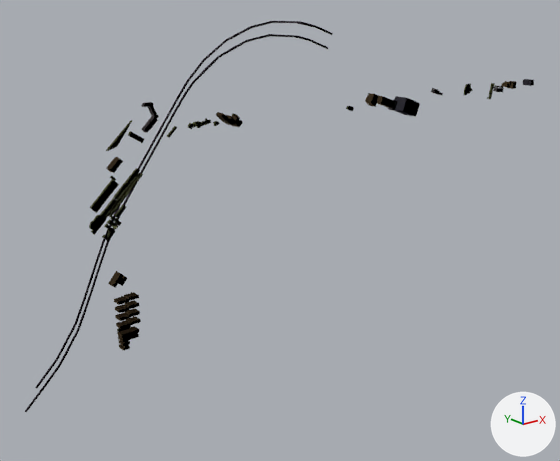
The glTF model Specs/Data/Cesium3DTiles/Batched/B3DMTEST/GZDT/0_0_1.glb, before and after one commit.
One viewpoint serves both versions: a camera (50 mm lens) standing at (-809.0, -1807.0, 4235.0) and looking at (708.0, 89.0, 3477.0). The lights are fixed; the arrows at lower right show +X, +Y and +Z. Vertices at the same position are counted once.

Before the edit, the objects in view are built like this:
```python
me_0_0_1 = bpy.data.meshes.new('0_0_1')
me_0_0_1.from_pydata(...)  # 2106 vertices, 4040 faces; spans x -199.0..1857.0, y -47.0..36.0, z 3163.0..4144.0
# faces by material slot: [880, 432, 844, 1812, 72]
me_0_0_1.materials.append(mat_material_0)  # yellow #b4bb7a
me_0_0_1.materials.append(mat_material_1)  # grey #b6acaf
me_0_0_1.materials.append(mat_material_2)  # brown #b89b73
me_0_0_1.materials.append(mat_material_3)  # grey #9f8fa2
me_0_0_1.materials.append(mat_material_4)  # grey #9592a5
ob_0_0_1 = bpy.data.objects.new('0_0_1', me_0_0_1)
ob_0_0_1.location = (0.0, 0.0, 0.0)
```
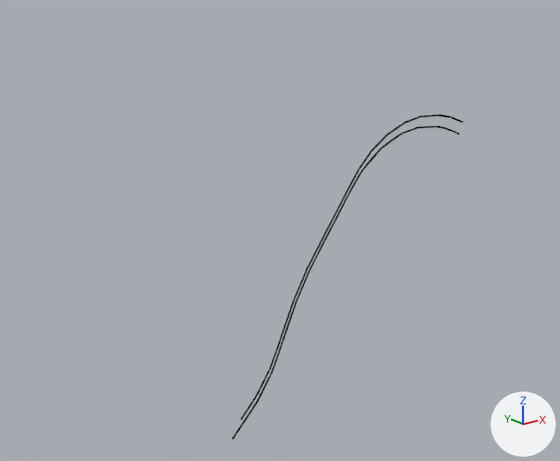
Diff of the bpy script that builds the scene:
```diff
--- a/Specs/Data/Cesium3DTiles/Batched/B3DMTEST/GZDT/0_0_1.glb.py
+++ b/Specs/Data/Cesium3DTiles/Batched/B3DMTEST/GZDT/0_0_1.glb.py
@@ me_0_0_1 @@
 # used by ob_0_0_1; location = (0.0, 0.0, 0.0)
-me_0_0_1.from_pydata(...)  # 2106 vertices, 4040 faces; spans x -199.0..1857.0, y -47.0..36.0, z 3163.0..4144.0
+me_0_0_1.from_pydata(...)  # 910 vertices, 1812 faces; spans x 456.0..1514.0, y 9.0..29.0, z 2824.0..3804.0
+# me_0_0_1 part 1: the loose piece of 462 vertices spanning x -165.0..858.0, y 16.0..36.0, z 3222.0..4144.0 is moved by (656.0, -7.0, -339.0), in mat_material_0 (grey #9f8fa2)
+# me_0_0_1 part 2: the loose piece of 448 vertices spanning x -199.0..841.0, y 16.0..36.0, z 3163.0..4106.0 is moved by (656.0, -7.0, -339.0), in mat_material_0 (grey #9f8fa2)
+# me_0_0_1 part 3: 45 loose pieces with 1196 vertices, spanning x 8.0..1857.0, y -47.0..8.0, z 3286.0..3950.0, are deleted
 me_0_0_1.materials.append(mat_material_0)
-me_0_0_1.materials.append(mat_material_1)  # grey #b6acaf
-me_0_0_1.materials.append(mat_material_2)  # brown #b89b73
-me_0_0_1.materials.append(mat_material_3)  # grey #9f8fa2
-me_0_0_1.materials.append(mat_material_4)  # grey #9592a5
```

What differs and where, as boxes [x1, y1, x2, y2] in the pictures (560 x 461 px; the box of a moved part takes in the faces that stretch with it):
'0_0_1', reshaped (55% narrower, 17% shorter): before [25, 21, 534, 412]; after [232, 114, 463, 439]
part 1 of me_0_0_1, moved or reshaped: before [35, 21, 333, 388]; after [240, 114, 463, 420]
part 2 of me_0_0_1, moved or reshaped: before [25, 34, 328, 412]; after [232, 126, 459, 439]
part 3 of me_0_0_1, deleted: before [89, 79, 534, 350]
